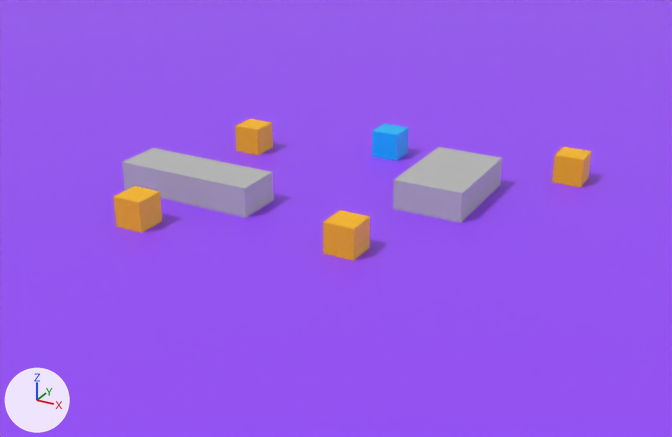
The Blender file Application/Editor/Editor.blend as it was, and as the next commit left it.
One viewpoint serves both versions: a 50 mm camera at (28.2, -49.6, 23.6) aimed at (0.0, 1.6, -2.0). Every picture has the same lights, and +X, +Y and +Z are marked at lower left.

Objects in the first picture: 'Noraml_Enemy', 'Noraml_Enemy.001', 'Noraml_Enemy.002', 'Noraml_Enemy.003', 'Normal_Obstacle', 'Normal_Obstacle.001', 'Player', '床'.
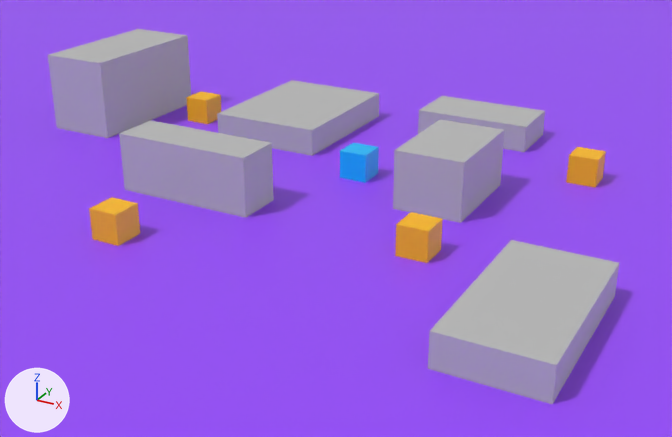
What differs and where, as boxes [x1, y1, x2, y2] in the pictures (672 x 437 px):
'Normal_Obstacle.003', added
    after: [428, 240, 619, 404]
'Normal_Obstacle.005', added
    after: [48, 29, 191, 138]
'Normal_Obstacle.001', moved, rescaled (39% taller)
    before: [122, 148, 274, 218]
    after: [119, 120, 274, 218]
'Normal_Obstacle', moved, rescaled (35% taller)
    before: [393, 147, 502, 223]
    after: [393, 120, 504, 223]
'Normal_Obstacle.002', added
    after: [217, 80, 379, 156]
'Noraml_Enemy', moved
    before: [323, 210, 370, 261]
    after: [395, 212, 443, 263]
'Normal_Obstacle.004', added
    after: [418, 96, 545, 152]
'Noraml_Enemy.001', moved
    before: [113, 186, 162, 233]
    after: [89, 197, 140, 246]
'Player', moved
    before: [372, 124, 409, 161]
    after: [340, 143, 379, 183]
'Noraml_Enemy.003', moved
    before: [235, 119, 273, 155]
    after: [186, 91, 221, 124]
'Noraml_Enemy.002', moved
    before: [552, 147, 592, 187]
    after: [566, 147, 606, 187]

Patch to the scene script:
```diff
--- a/Application/Editor/Editor.blend.py
+++ b/Application/Editor/Editor.blend.py
@@ me_立方体_003 @@
+me_立方体_003.from_pydata(...)  # a box spanning x -1.0..1.0, y -1.0..1.0, z -1.0..1.0
+me_立方体_003.materials.append(mat_mat_normal_obstacle)  # grey #bcbcbc
@@ me_立方体_002 @@
+me_立方体_002.from_pydata(...)  # a box spanning x -1.0..1.0, y -1.0..1.0, z -1.0..1.0
+me_立方体_002.materials.append(mat_mat_normal_obstacle)  # grey #bcbcbc
@@ me_立方体_001 @@
+me_立方体_001.from_pydata(...)  # a box spanning x -1.0..1.0, y -1.0..1.0, z -1.0..1.0
+me_立方体_001.materials.append(mat_mat_normal_obstacle)  # grey #bcbcbc
@@ me_立方体 @@
+me_立方体.from_pydata(...)  # a box spanning x -1.0..1.0, y -1.0..1.0, z -1.0..1.0
+me_立方体.materials.append(mat_mat_normal_obstacle)  # grey #bcbcbc
@@ ob_player @@
 ob_player = bpy.data.objects.new('Player', me_立方体_026)
-ob_player.location = (0.0, 9.99, 1.0)
+ob_player.location = (0.0, 5.0, 1.0)
@@ ob_noraml_enemy @@
 ob_noraml_enemy = bpy.data.objects.new('Noraml_Enemy', me_立方体_027)
-ob_noraml_enemy.location = (4.98, -6.16, 1.0)
+ob_noraml_enemy.location = (8.79, -4.42, 1.0)
@@ ob_noraml_enemy_001 @@
 ob_noraml_enemy_001 = bpy.data.objects.new('Noraml_Enemy.001', me_立方体_028)
-ob_noraml_enemy_001.location = (-8.14, -8.98, 1.0)
+ob_noraml_enemy_001.location = (-8.14, -11.11, 1.0)
@@ ob_noraml_enemy_002 @@
 ob_noraml_enemy_002 = bpy.data.objects.new('Noraml_Enemy.002', me_立方体_032)
-ob_noraml_enemy_002.location = (13.28, 11.33, 1.0)
+ob_noraml_enemy_002.location = (14.15, 11.78, 1.0)
@@ ob_normal_obstacle @@
 ob_normal_obstacle = bpy.data.objects.new('Normal_Obstacle', me_立方体_033)
-ob_normal_obstacle.location = (7.0, 4.43, 1.0)
-ob_normal_obstacle.scale = (2.34, 3.64, 1.0)
+ob_normal_obstacle.location = (7.0, 4.43, 2.0)
+ob_normal_obstacle.scale = (2.34, 3.64, 2.0)
@@ ob_normal_obstacle_001 @@
 ob_normal_obstacle_001 = bpy.data.objects.new('Normal_Obstacle.001', me_立方体_034)
-ob_normal_obstacle_001.location = (-7.79, -3.37, 1.0)
-ob_normal_obstacle_001.scale = (4.93, 1.64, 1.0)
+ob_normal_obstacle_001.location = (-7.79, -3.37, 2.0)
+ob_normal_obstacle_001.scale = (4.93, 1.64, 2.0)
@@ ob_noraml_enemy_003 @@
 ob_noraml_enemy_003 = bpy.data.objects.new('Noraml_Enemy.003', me_立方体_035)
-ob_noraml_enemy_003.location = (-9.54, 6.15, 1.0)
+ob_noraml_enemy_003.location = (-17.33, 10.46, 1.0)
@@ ob_normal_obstacle_005 @@
+ob_normal_obstacle_005 = bpy.data.objects.new('Normal_Obstacle.005', me_立方体_003)
+ob_normal_obstacle_005.location = (-23.76, 8.2, 3.0)
+ob_normal_obstacle_005.scale = (2.69, 5.45, 3.0)
@@ ob_normal_obstacle_004 @@
+ob_normal_obstacle_004 = bpy.data.objects.new('Normal_Obstacle.004', me_立方体_002)
+ob_normal_obstacle_004.location = (4.24, 17.68, 1.0)
+ob_normal_obstacle_004.scale = (4.37, 2.33, 1.0)
@@ ob_normal_obstacle_003 @@
+ob_normal_obstacle_003 = bpy.data.objects.new('Normal_Obstacle.003', me_立方体_001)
+ob_normal_obstacle_003.location = (17.16, -9.87, 1.0)
+ob_normal_obstacle_003.scale = (2.94, 5.59, 1.0)
@@ ob_normal_obstacle_002 @@
+ob_normal_obstacle_002 = bpy.data.objects.new('Normal_Obstacle.002', me_立方体)
+ob_normal_obstacle_002.location = (-9.22, 12.56, 1.0)
+ob_normal_obstacle_002.scale = (4.26, 5.58, 1.0)
```
